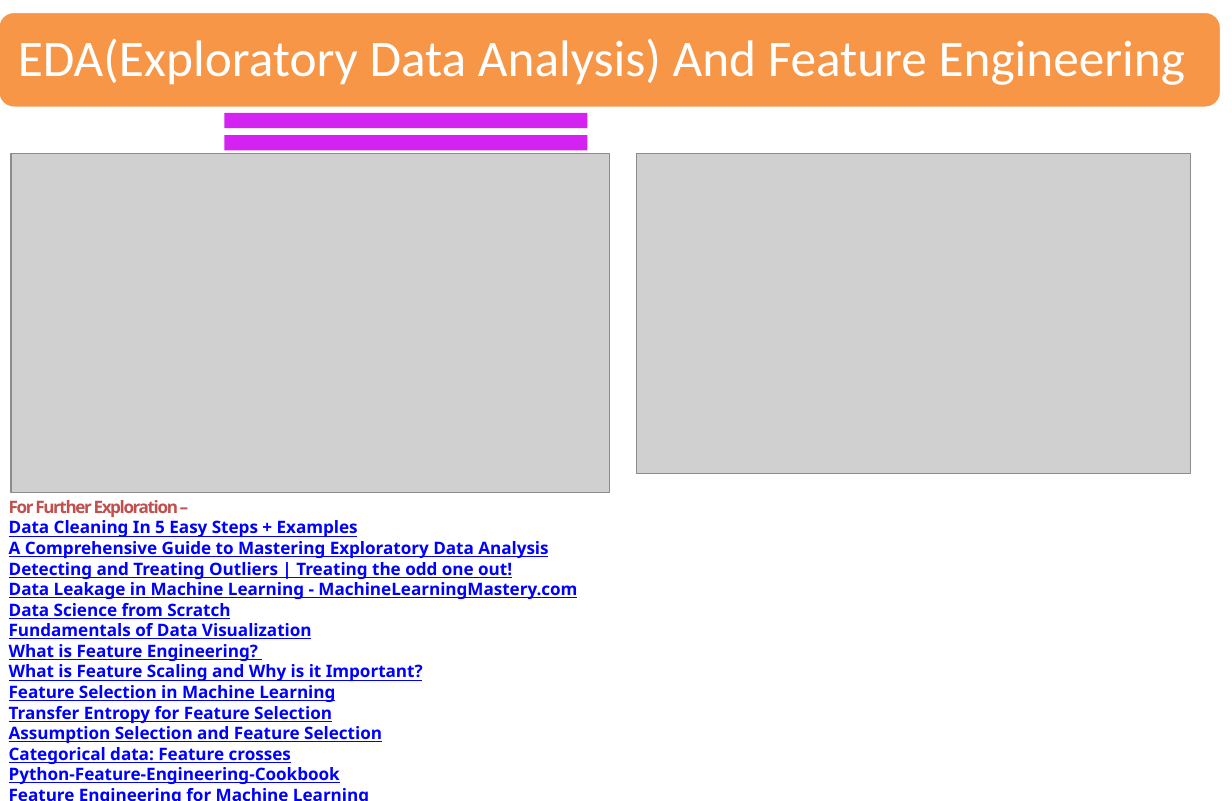
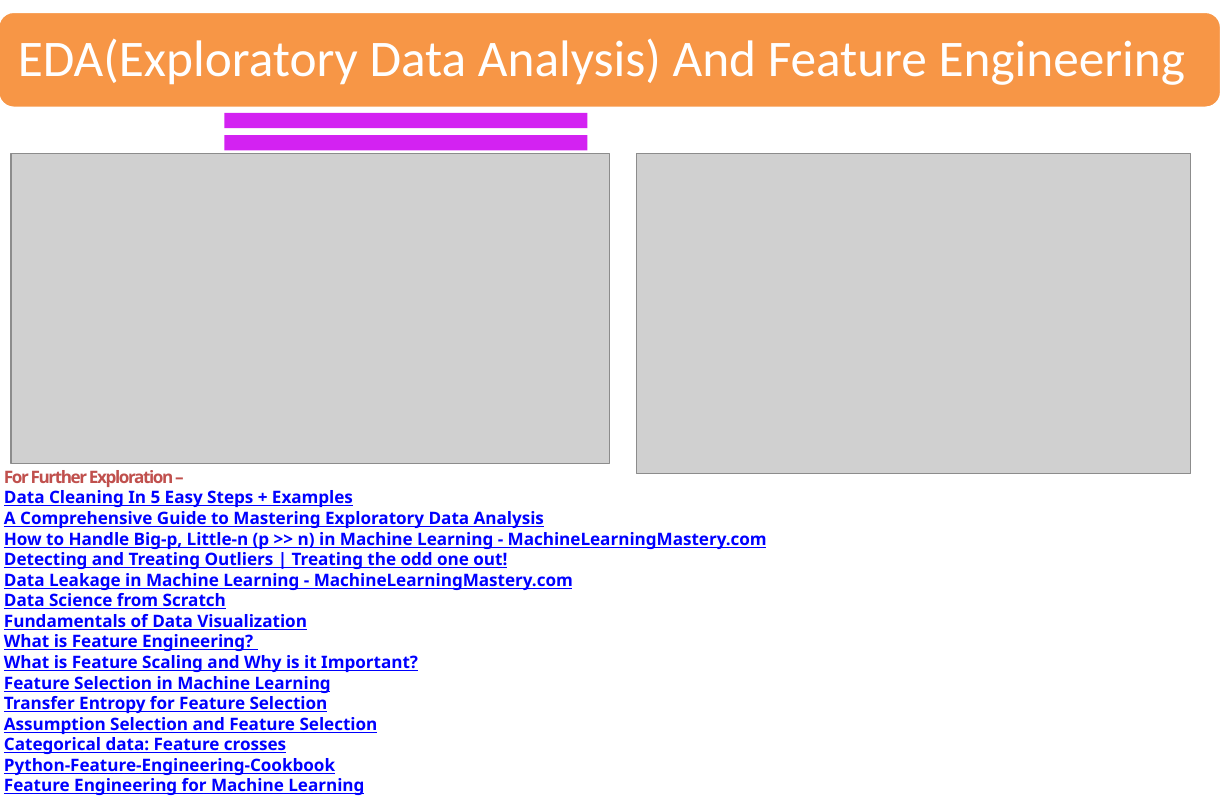
Before and after one commit to sandipray63in/Some_Self_Learning_Decks, a slide deck: slide 6 of AI, ML, DL & Related Topics(WIP).pptx. Drawn at 1232x801 pixels with LibreOffice and Linux fonts; fonts in the diff are those of the drawing; grey boxes stand for pictures. Boxes give left, top, right and bottom in pixels: in the first picture for what was removed or moved away, otherwise in the second. Text is boxed around its words. In the diff, an @@ line names an element or a change of style, - is before the commit and + after.

```diff
--- a/AI, ML, DL & Related Topics(WIP).pptx
+++ b/AI, ML, DL & Related Topics(WIP).pptx
@@ picture: place and size @@
-picture at <box>11,154,610,493</box>
+picture at <box>11,154,610,463</box>
@@ text "For Further Exploration –": place and size @@
-text "For Further Exploration –" at <box>9,500,577,784</box>
+text "For Further Exploration –" at <box>4,470,767,795</box>
@@ text at <box>4,532,767,549</box>: paragraph added @@
+How to Handle Big-p, Little-n (p >> n) in Machine Learning - MachineLearningMastery.com
```
Also in this commit, not shown: 7 other slides changed, 8 slides added.
